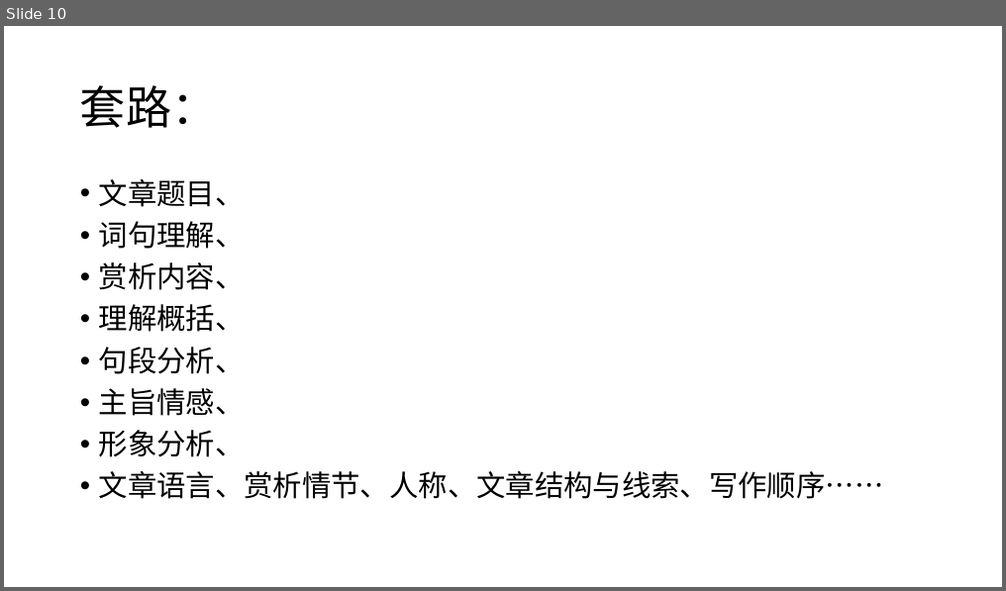
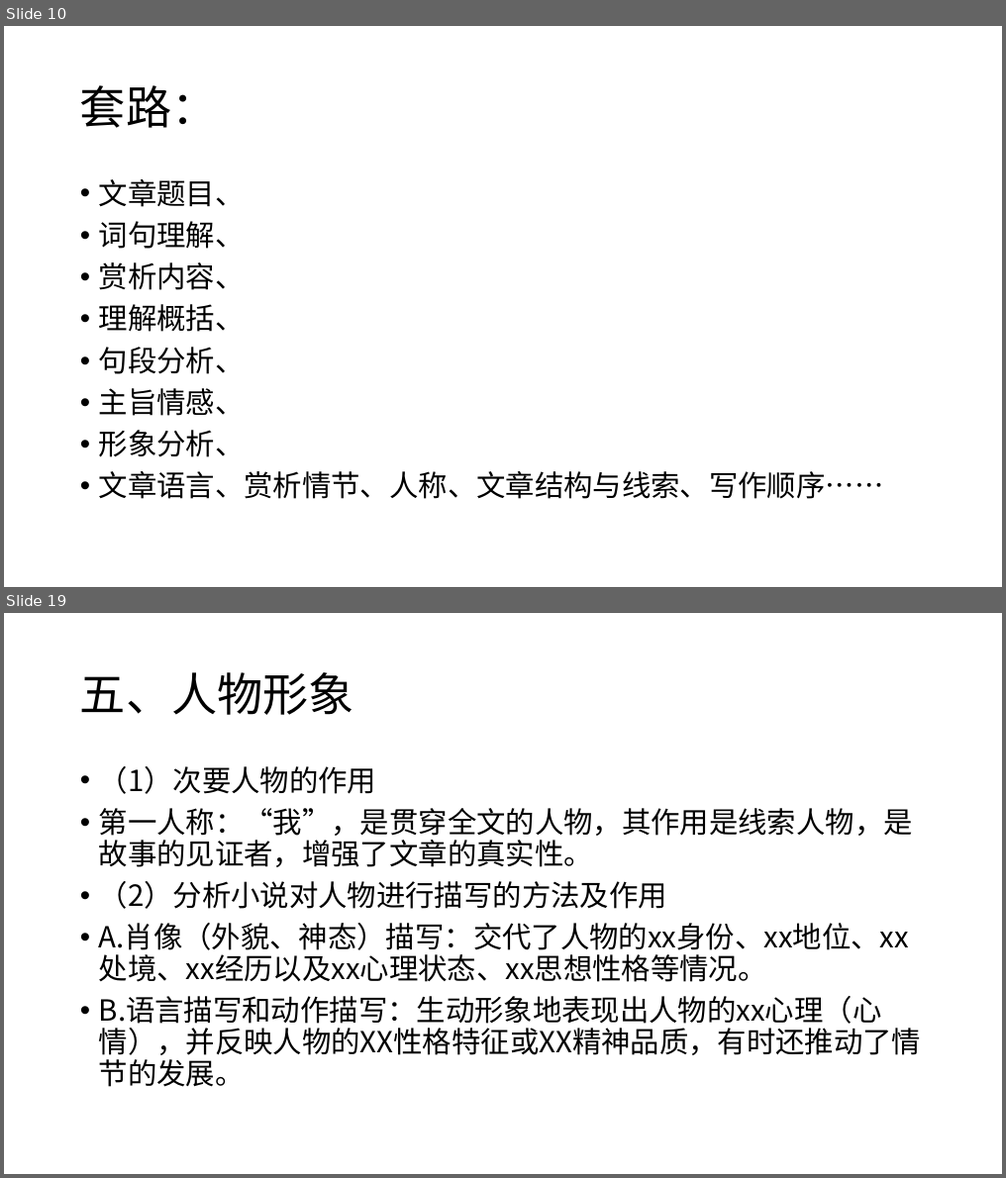
Before and after one commit to GY-feng/Notes, a slide deck: 备课-语文/PPT/文学类阅读.pptx. Shown one above the other, each under a label of ours: slide 10 before the commit, slides 10 and 19 after it; the slides between them are not shown. The pictures are 1006x591 and 1006x1178 pixels, drawn with LibreOffice and Linux fonts; fonts in the diff are those of the drawing. Boxes give left, top, right and bottom in pixels: in the first picture for what was removed or moved away, otherwise in the second. Text is boxed around its words. In the diff, an @@ line names an element or a change of style, - is before the commit and + after.

```diff
--- a/备课-语文/PPT/文学类阅读.pptx
+++ b/备课-语文/PPT/文学类阅读.pptx
@@ slide 19 added at [4,613,1002,1174], background #FFFFFF @@
@@ title added at [80,672,354,715], 44 pt, text #000000 @@
+五、人物形象
@@ text added at [99,766,922,1087], 28 pt, text #000000 @@
+• （1）次要人物的作用
+• 第一人称：“我”，是贯穿全文的人物，其作用是线索人物，是故事的见证者，增强了文章的真实性。
+• （2）分析小说对人物进行描写的方法及作用
+• A.肖像（外貌、神态）描写：交代了人物的xx身份、xx地位、xx处境、xx经历以及xx心理状态、xx思想性格等情况。
+• B.语言描写和动作描写：生动形象地表现出人物的xx心理（心情），并反映人物的XX性格特征或XX精神品质，有时还推动了情节的发展。
```
Also in this commit, not shown: 32 other slides added, 1 other file.
